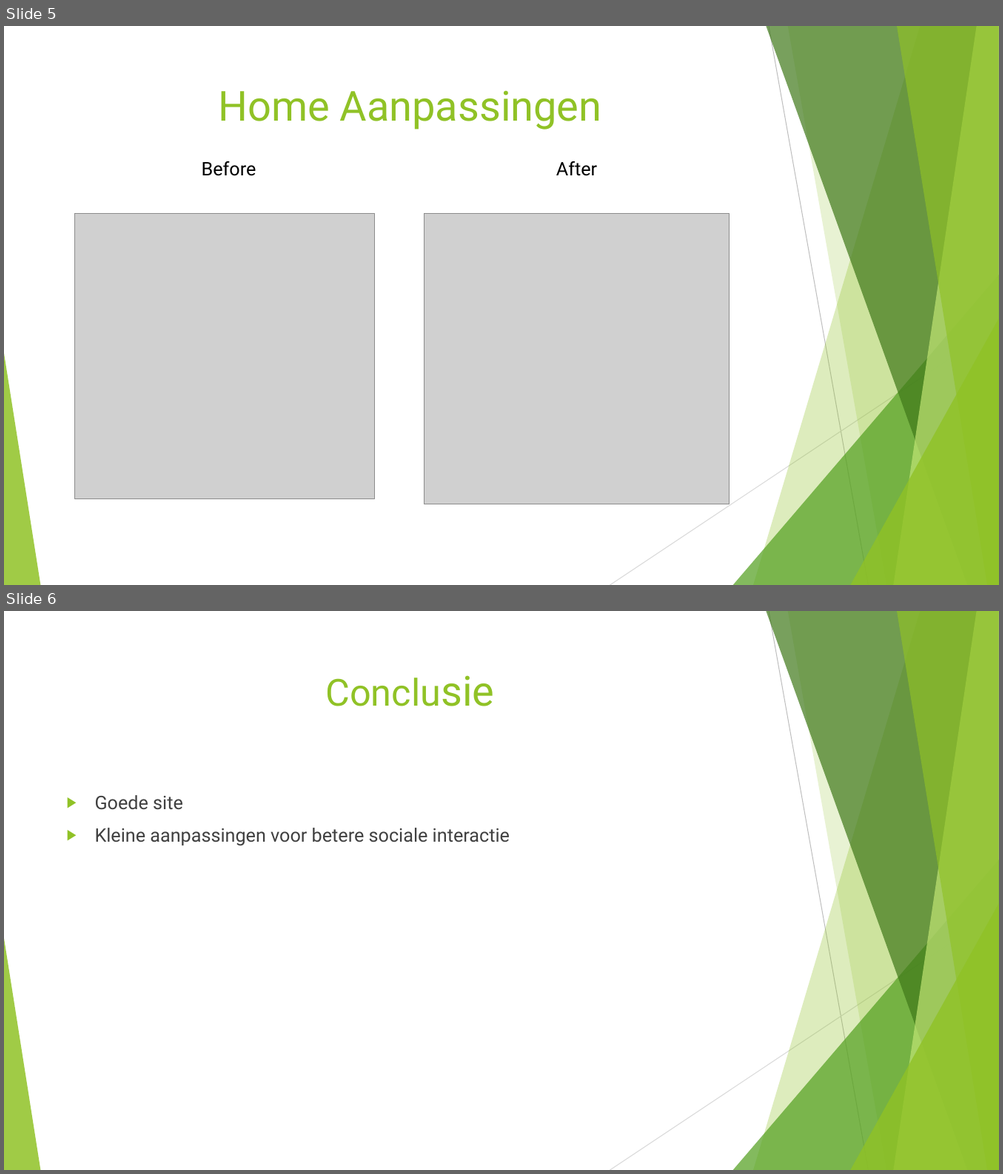
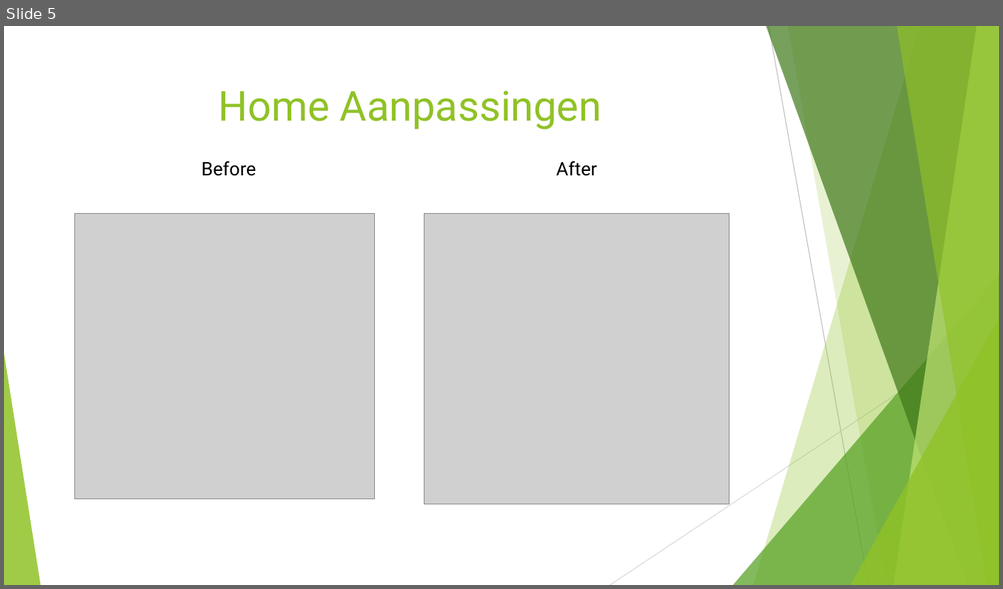
Before and after one commit to iiGamezzHN/iiGamezzHN.github.io, a slide deck: opdrachten/issuu.pptx. Shown one above the other, each under a label of ours: slides 5 and 6 before the commit, slide 5 after it. The pictures are 1003x1174 and 1003x589 pixels, drawn with LibreOffice and Linux fonts; fonts in the diff are those of the drawing; grey boxes stand for pictures. Boxes give left, top, right and bottom in pixels: in the first picture for what was removed or moved away, otherwise in the second. Text is boxed around its words. In the diff, an @@ line names an element or a change of style, - is before the commit and + after.

Commit message:
Updaten interactie met commentaar bij slides

```diff
--- a/opdrachten/issuu.pptx
+++ b/opdrachten/issuu.pptx
@@ slide 6 removed at [4,611,999,1170], background #FFFFFF; not listed: 10 template elements that a slide beside it also shows @@
@@ title removed at [60,661,760,769] @@
-Conclusie
@@ text removed at [95,795,509,846] @@
-▶ Goede site
-▶ Kleine aanpassingen voor betere sociale interactie
```
Also in this commit, not shown: 2 other files.
